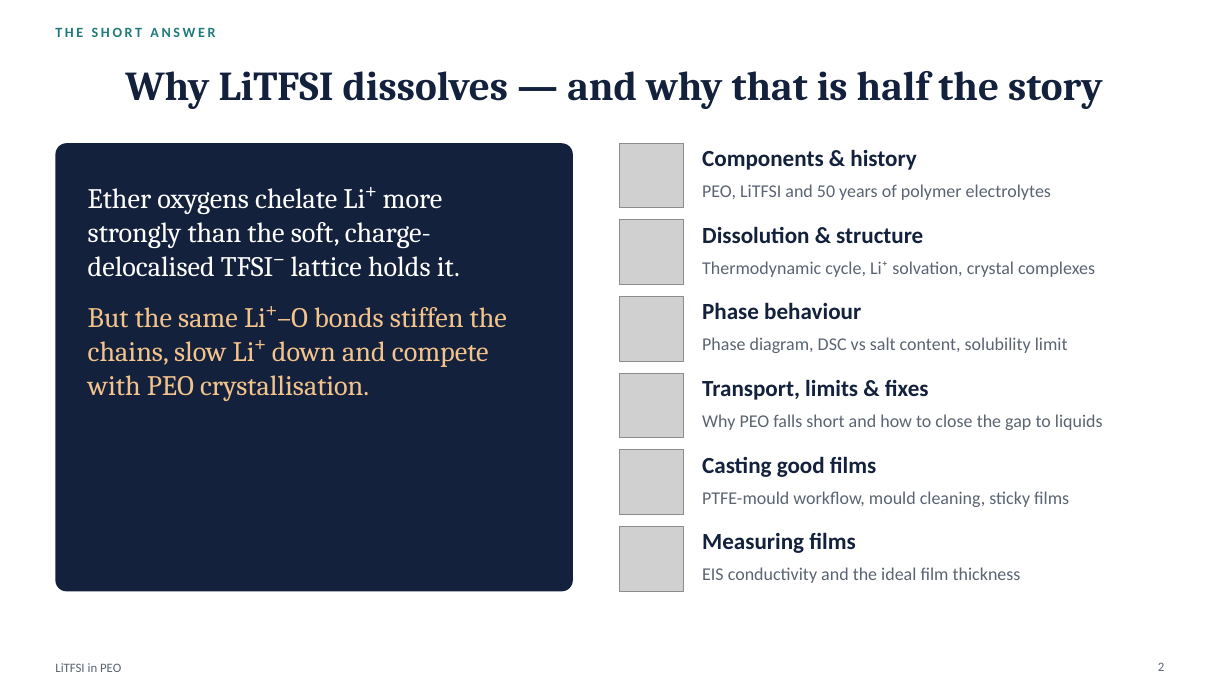
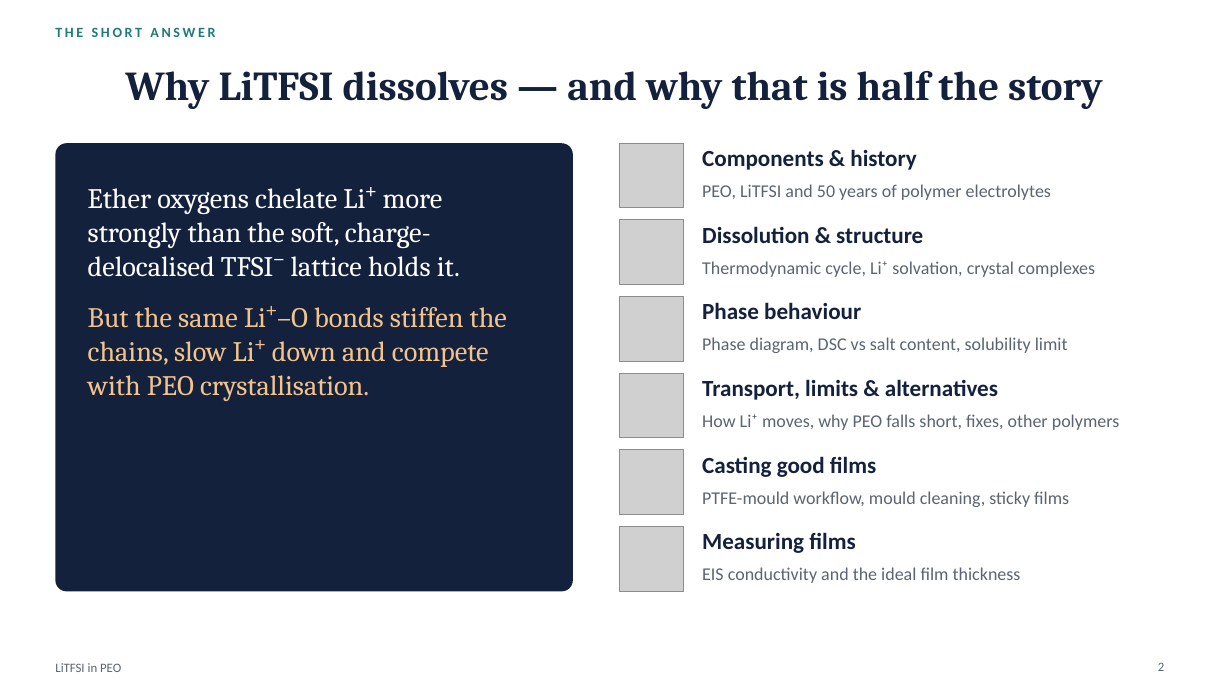
Before and after one commit to zhaoyuw44-lang/Trash, a slide deck: slide 2 of litfsi_peo_ppt/LiTFSI_in_PEO.pptx. Drawn at 1232x693 pixels with LibreOffice and Linux fonts; fonts in the diff are those of the drawing; grey boxes stand for pictures. Boxes give left, top, right and bottom in pixels: in the first picture for what was removed or moved away, otherwise in the second. Text is boxed around its words. In the diff, an @@ line names an element or a change of style, - is before the commit and + after.

```diff
--- a/litfsi_peo_ppt/LiTFSI_in_PEO.pptx
+++ b/litfsi_peo_ppt/LiTFSI_in_PEO.pptx
@@ text at box(702, 379, 998, 400): text changed @@
-Transport, limits & fixes
+Transport, limits & alternatives
@@ text at box(702, 414, 1119, 430): text changed @@
-Why PEO falls short and how to close the gap to liquids
+How Li⁺ moves, why PEO falls short, fixes, other polymers
```
Also in this commit, not shown: 15 other slides changed, 5 slides added, 7 other files.
